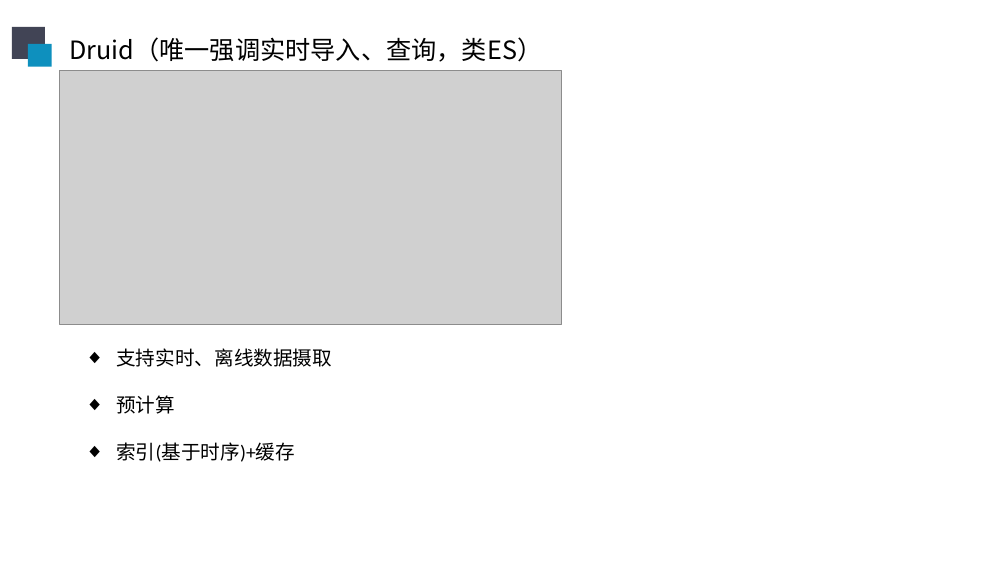
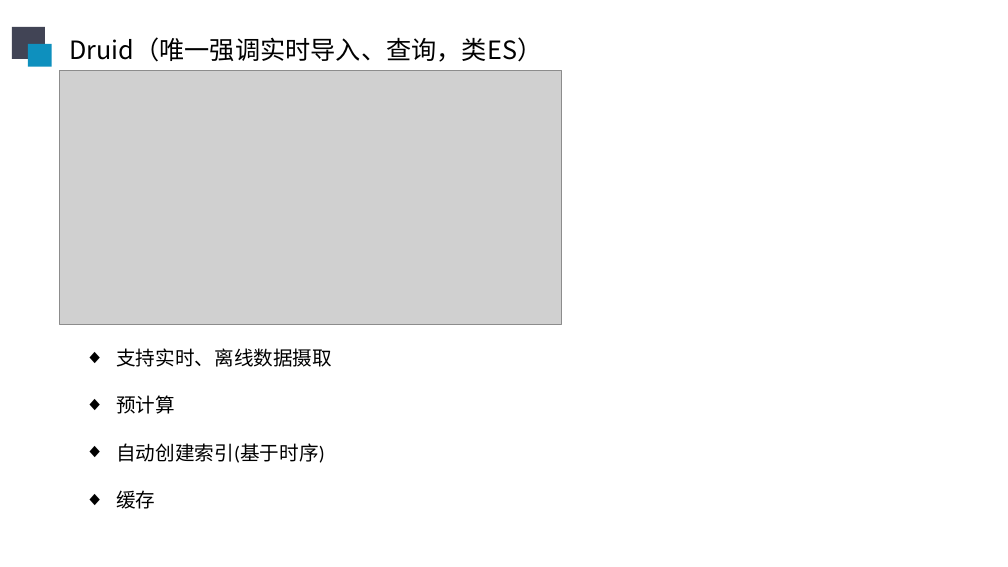
Before and after one commit to sunliangliang9201/interview_prepare, a slide deck: slide 10 of 在线阶段汇报20190606.pptx. Drawn at 1008x567 pixels with LibreOffice and Linux fonts; fonts in the diff are those of the drawing; grey boxes stand for pictures. Boxes give left, top, right and bottom in pixels: in the first picture for what was removed or moved away, otherwise in the second. Text is boxed around its words. In the diff, an @@ line names an element or a change of style, - is before the commit and + after.

```diff
--- a/在线阶段汇报20190606.pptx
+++ b/在线阶段汇报20190606.pptx
@@ text at box(116, 443, 324, 509): text changed @@
-◆ 索引(基于时序)+缓存
+◆ 自动创建索引(基于时序)
+◆ 缓存
```
Also in this commit, not shown: 3 other slides changed.
